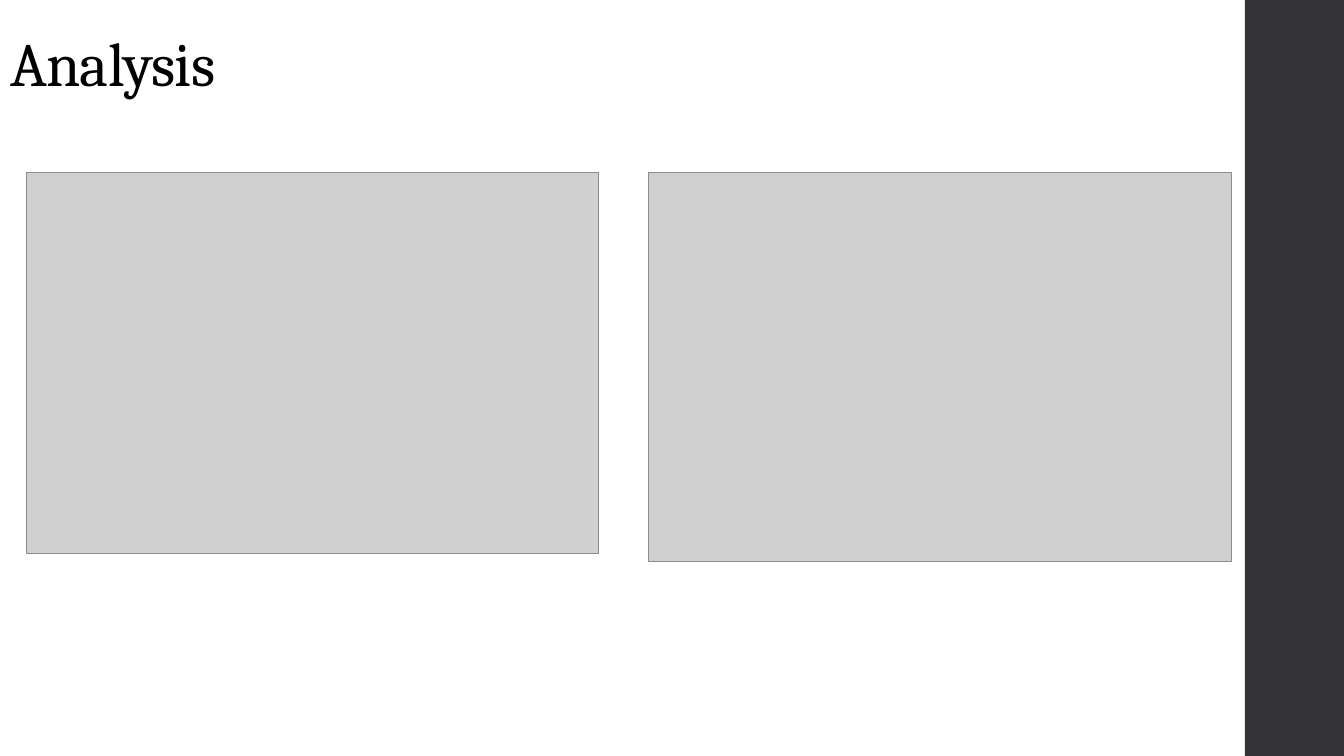
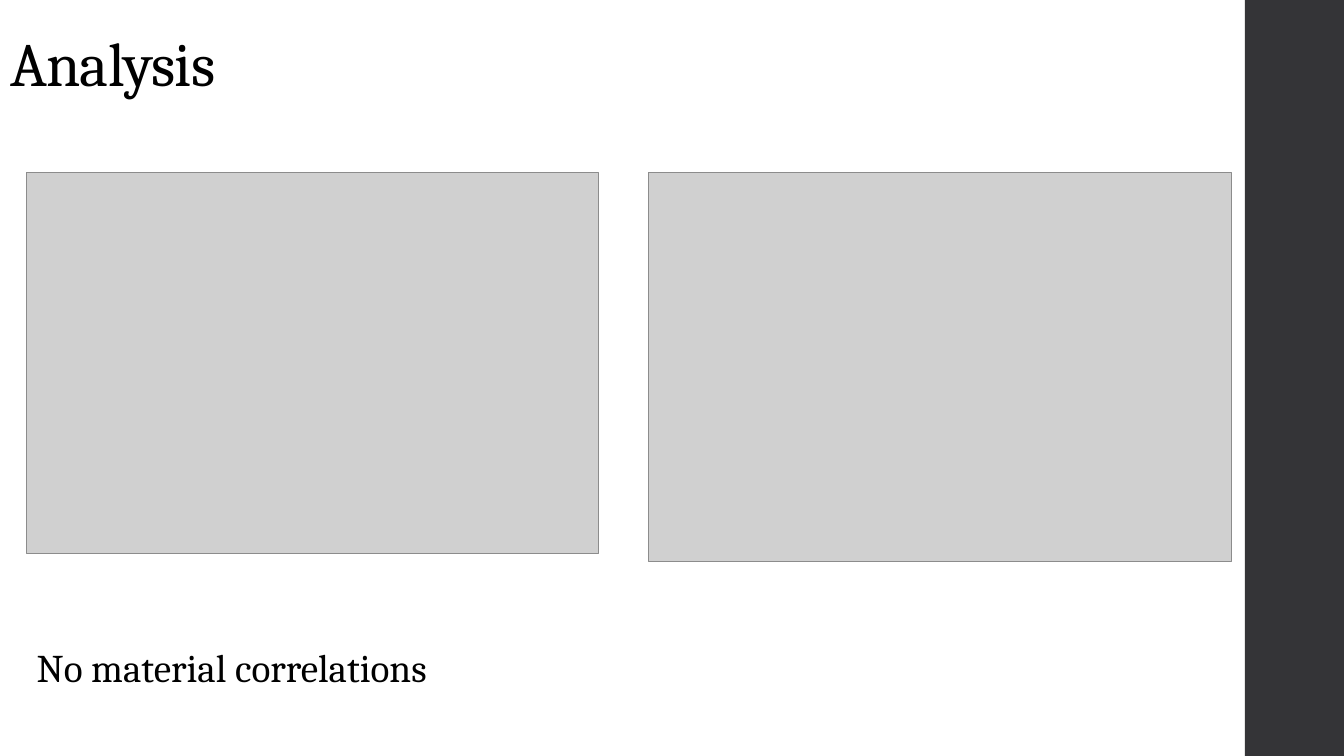
Before and after one commit to wtcarnes/Project-7-, a slide deck: slide 9 of Digging into the DEA.pptx (slide 7 before the commit). Drawn at 1344x756 pixels with LibreOffice and Linux fonts; fonts in the diff are those of the drawing; grey boxes stand for pictures. Boxes give left, top, right and bottom in pixels: in the first picture for what was removed or moved away, otherwise in the second. Text is boxed around its words. In the diff, an @@ line names an element or a change of style, - is before the commit and + after.

```diff
--- a/Digging into the DEA.pptx
+++ b/Digging into the DEA.pptx
@@ text added at [37,654,427,683], 28 pt, text #000000 @@
+No material correlations
```
Also in this commit, not shown: 3 other slides changed, 2 slides added.
